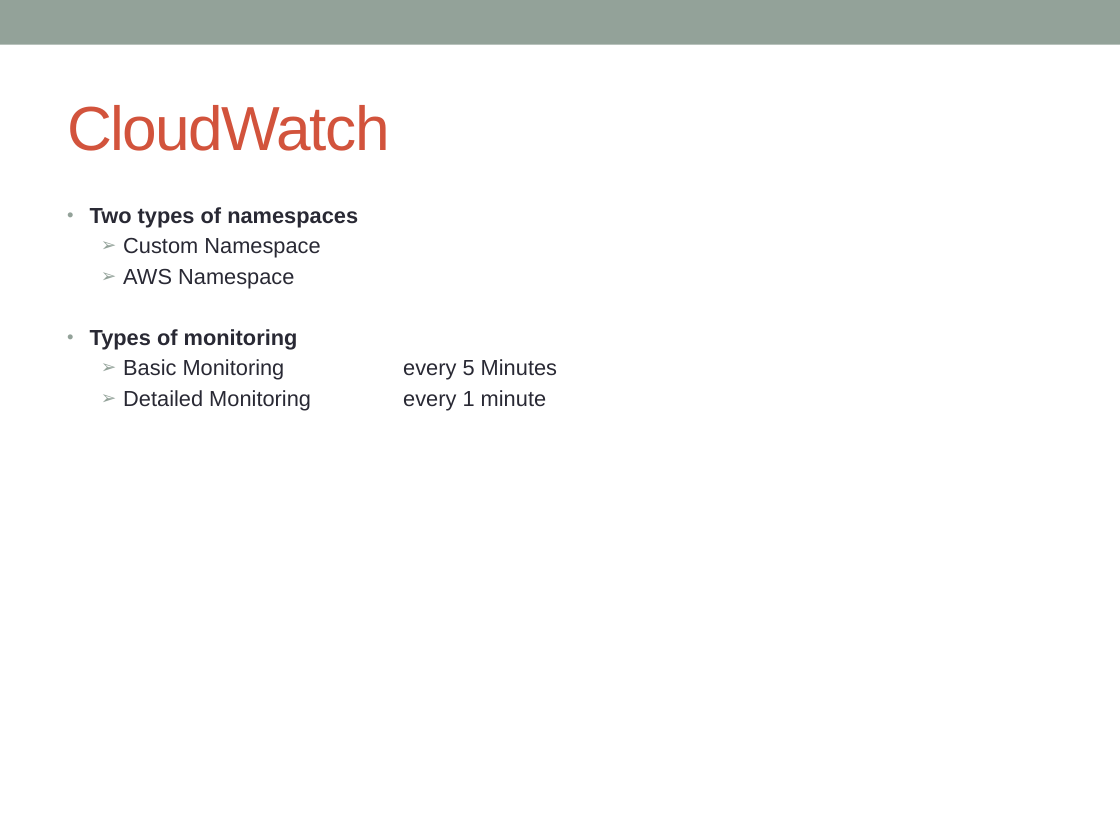
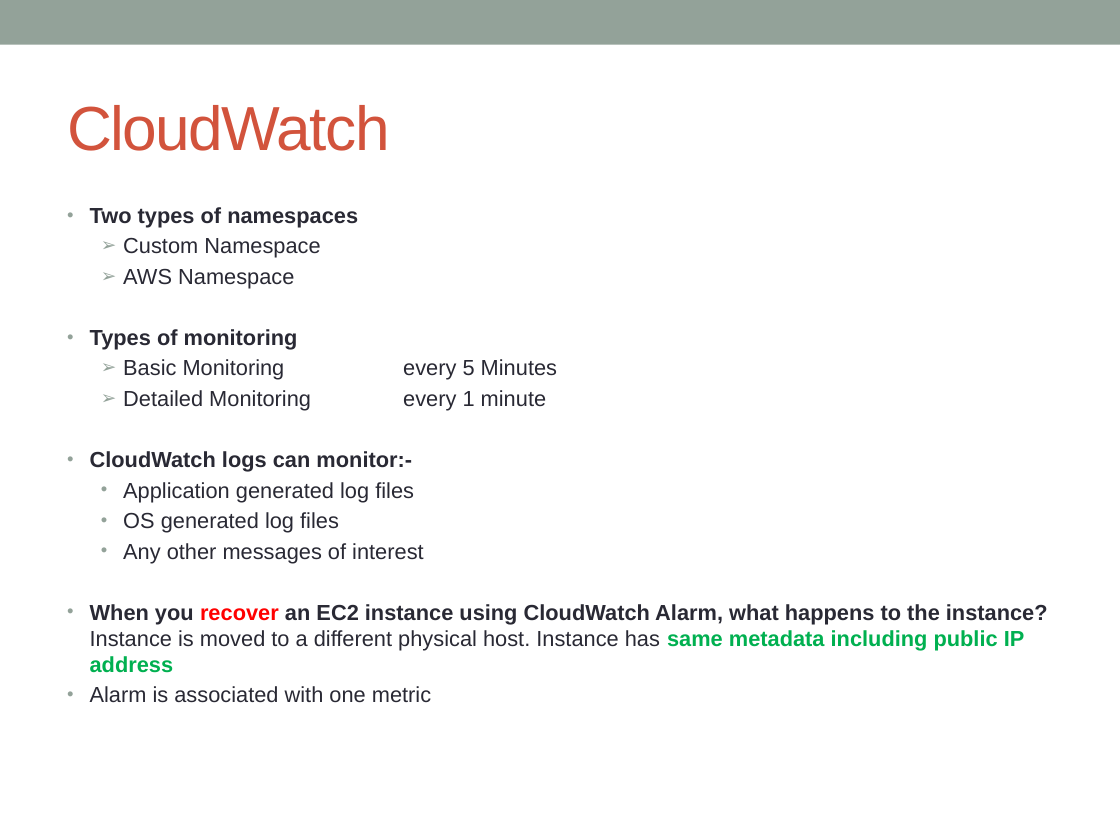
Before and after one commit to notionquest/ProjectDocumentation, a slide deck: slide 7 of AWS_Solution_Architect.pptx (slide 5 before the commit). Drawn at 1120x840 pixels with LibreOffice and Linux fonts; fonts in the diff are those of the drawing. Boxes give left, top, right and bottom in pixels: in the first picture for what was removed or moved away, otherwise in the second. Text is boxed around its words. In the diff, an @@ line names an element or a change of style, - is before the commit and + after.

```diff
--- a/AWS_Solution_Architect.pptx
+++ b/AWS_Solution_Architect.pptx
@@ text at [90, 451, 1048, 703]: paragraphs added @@
+• CloudWatch logs can monitor:-
+  • Application generated log files
+  • OS generated log files
+  • Any other messages of interest
+• When you recover an EC2 instance using CloudWatch Alarm, what happens to the instance? Instance is moved to a different physical host. Instance has same metadata including public IP address
+• Alarm is associated with one metric
```
Also in this commit, not shown: 3 other slides changed, 16 slides added.
